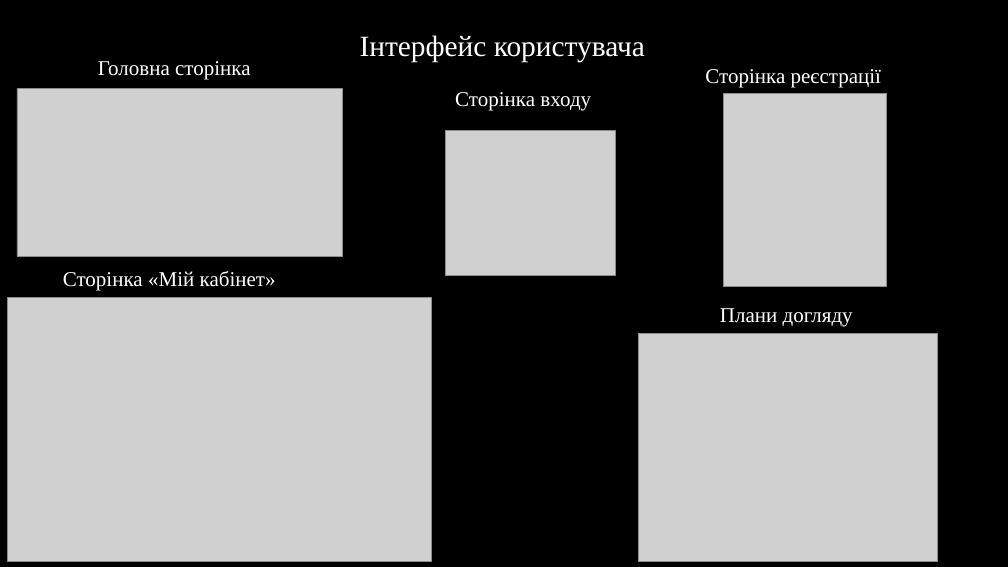
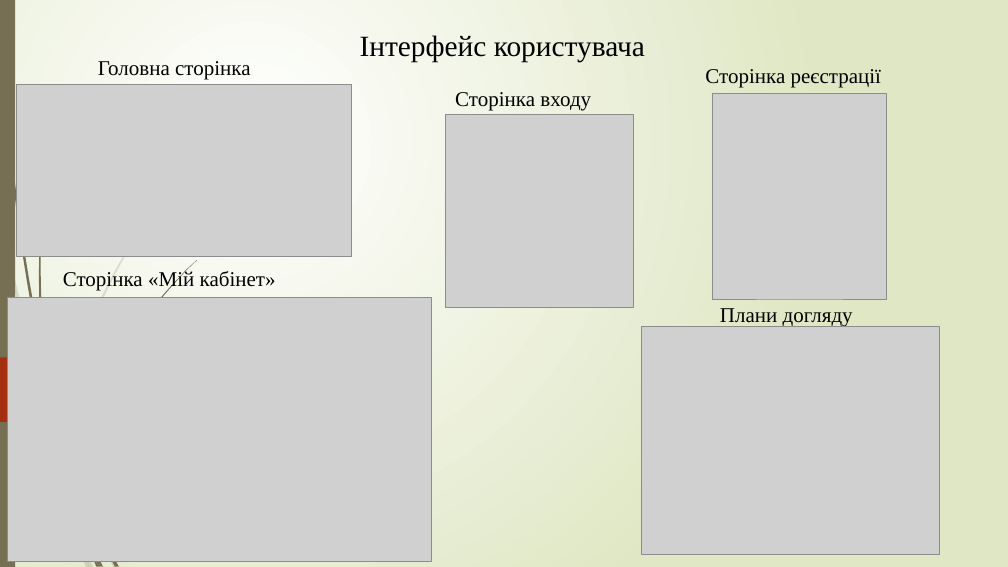
Before and after one commit to NureSheikoAndrii/2026_kkp-project, a slide deck: slide 15 of 2026_Б_ПІ_ПЗПІ-23-7_Шейко_А_О.pptx (slide 13 before the commit). Drawn at 1008x567 pixels with LibreOffice and Linux fonts; fonts in the diff are those of the drawing; grey boxes stand for pictures; background and template pictures are left out. Boxes give left, top, right and bottom in pixels: in the first picture for what was removed or moved away, otherwise in the second. Text is boxed around its words. In the diff, an @@ line names an element or a change of style, - is before the commit and + after.

```diff
--- a/2026_Б_ПІ_ПЗПІ-23-7_Шейко_А_О.pptx
+++ b/2026_Б_ПІ_ПЗПІ-23-7_Шейко_А_О.pptx
@@ background #000000 to gradient #FFFFFF to #DFE8C4 @@
@@ rectangle added at (0, 0, 15, 567), fill #766F54 @@
@@ picture: place and size @@
-picture at (17, 89, 343, 257)
+picture at (17, 84, 352, 256)
@@ text colour #FFFFFF to #000000 in 6 elements at (360, 35, 645, 62), (98, 61, 251, 80), (705, 69, 881, 87), (63, 270, 276, 291), (720, 308, 853, 327), (455, 92, 591, 111) @@
@@ picture: place and size @@
-picture at (445, 130, 615, 276)
+picture at (445, 115, 633, 308)
@@ picture: place and size @@
-picture at (724, 93, 887, 286)
+picture at (712, 93, 887, 299)
@@ picture: place and size @@
-picture at (639, 333, 938, 562)
+picture at (641, 327, 940, 555)
@@ freeform shape added at (0, 358, 144, 422), fill #A53010 @@
@@ group added at (0, 116, 236, 567): 8 freeform shapes @@
@@ group added at (2, 0, 197, 567): 7 freeform shapes @@
```
Also in this commit, not shown: 12 other slides changed, 4 slides added, 2 slides removed.
